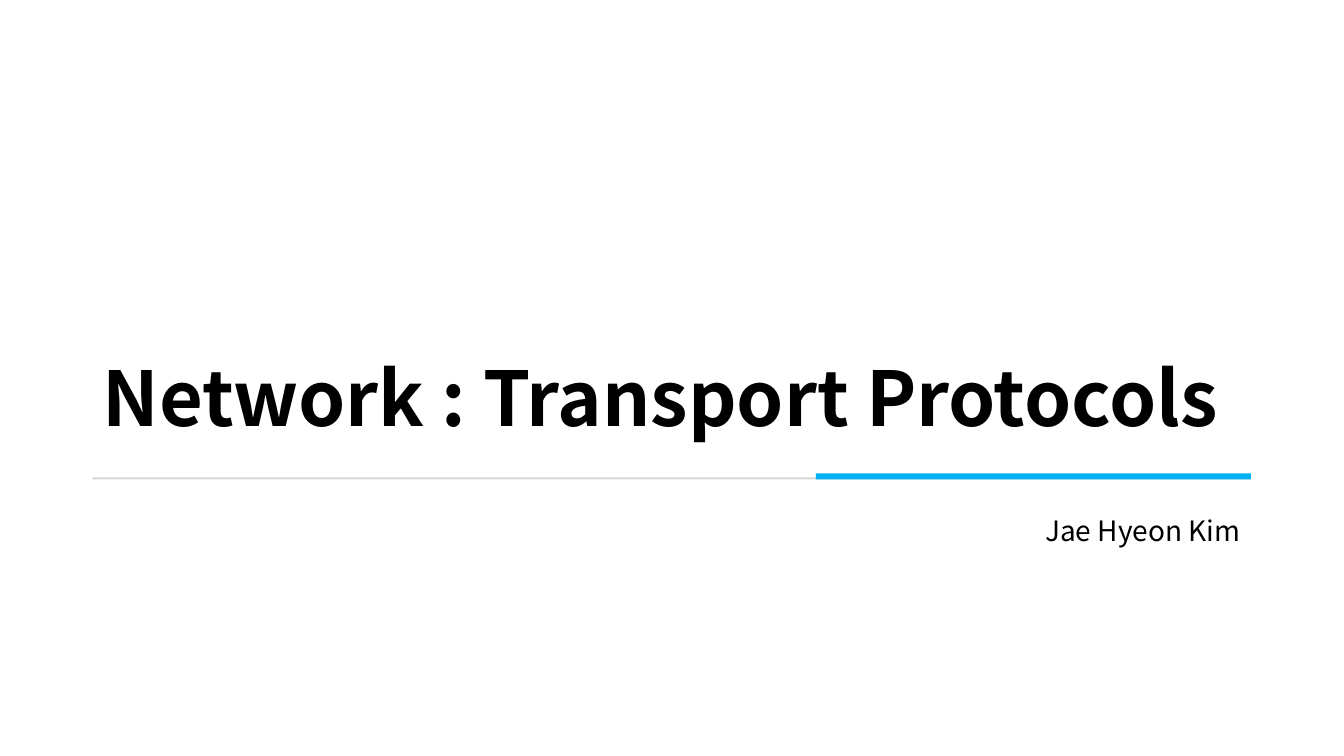
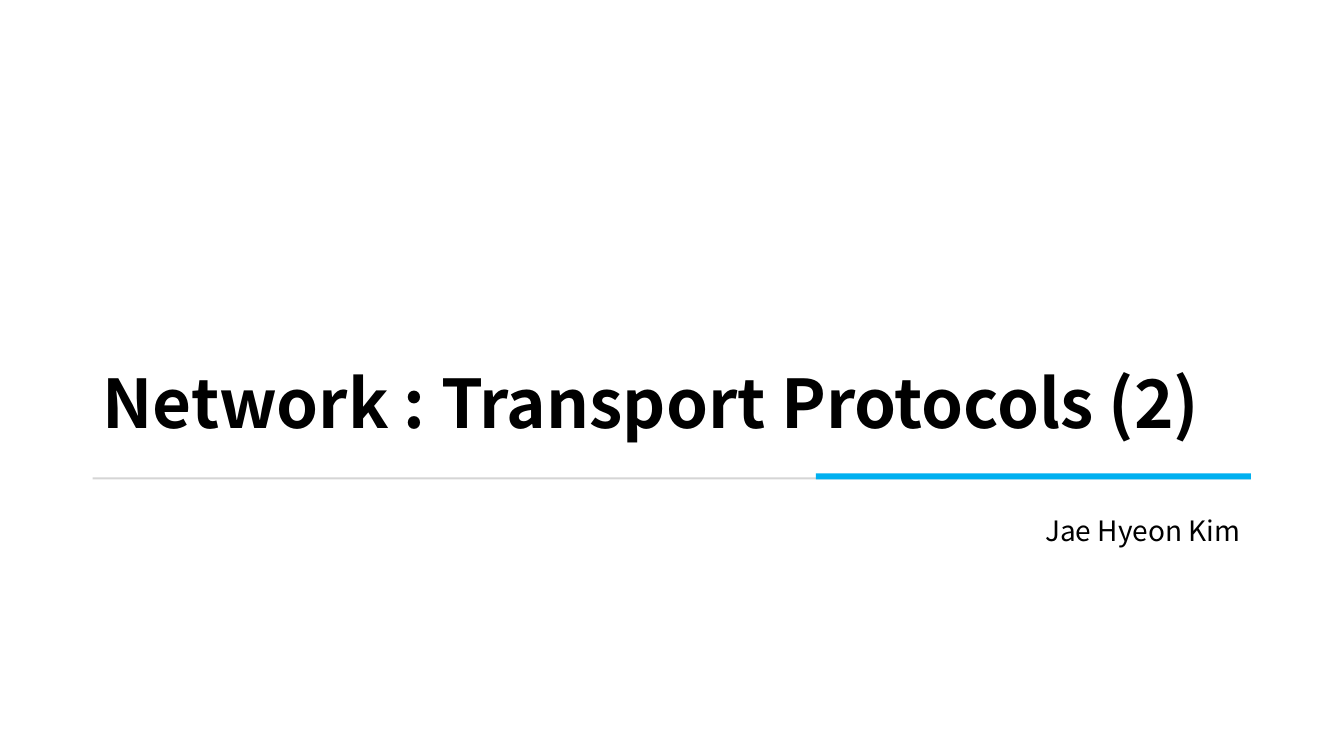
Before and after one commit to kiku99/AWS, a slide deck: slide 1 of Network/07. Network Transport Protocols (2).pptx. Drawn at 1344x756 pixels with LibreOffice and Linux fonts; fonts in the diff are those of the drawing. Boxes give left, top, right and bottom in pixels: in the first picture for what was removed or moved away, otherwise in the second. Text is boxed around its words. In the diff, an @@ line names an element or a change of style, - is before the commit and + after.

Commit message:
add : network

```diff
--- a/Network/07. Network Transport Protocols (2).pptx
+++ b/Network/07. Network Transport Protocols (2).pptx
@@ title at <box>102,372,1199,443</box>: text changed; size 54 to 48 pt @@
-Network : Transport Protocols
+Network : Transport Protocols (2)
```
Also in this commit, not shown: 3 other files.
